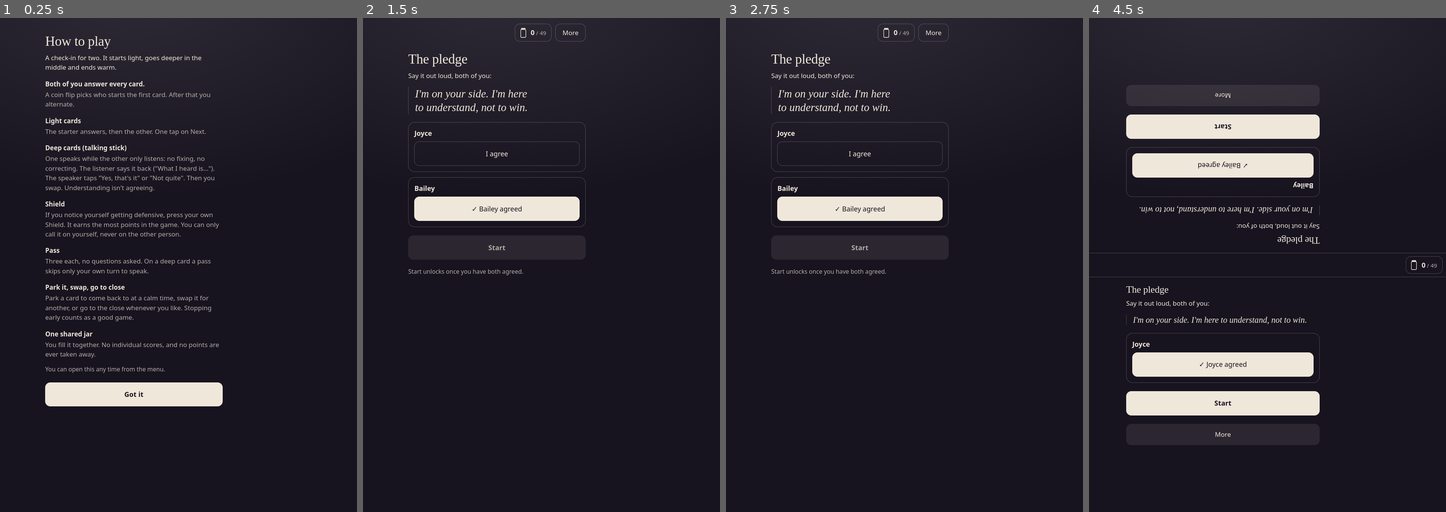
Above: before the commit, frames 1-4 (left to right).
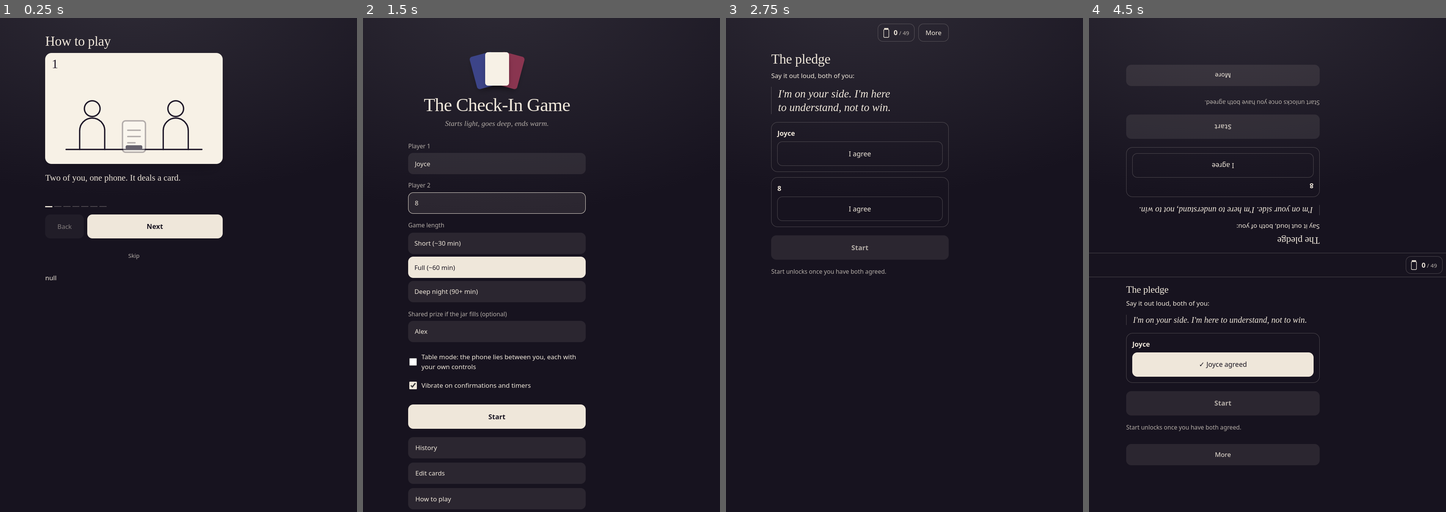
Above: after the commit, the same moments.

Repository: Joyce17w/check-in-game
Game: browser game, page index.html
Two runs of this game, one before a commit and one after it. Both use one fixed random seed, a clock stepped at 60 frames per second and the inputs below.
Inputs (mouse positions are in pixels of both pictures, inside the frame that each line leads up to):
- Up to frame 1 (0.25 s): no input
- Up to frame 2 (1.5 s): click "Got it" (after the commit: "Next") at 0.27 s; click "Start" (after the commit: "Skip") at 0.52 s; click (498, 329) at 0.77 s; type "Alex" at 0.77 s; click (498, 200) at 1.27 s; type "8" at 1.27 s; tap Enter at 1.3 s
- Up to frame 3 (2.75 s): click (861, 418) at 1.77 s, where only the run after the commit has a clickable "Start"; click "0 / 49" at 1.87 s; click "Close" at 2.47 s
- Up to frame 4 (4.5 s): click "I agree" at 3.07 s; click "More" at 3.67 s; click "Table mode: off. Lay the phon…" at 4.27 s

The runs differ from the first frame. In frame 1, 17% of the frame differs, in the area x 12-63%, y 7-79%; in frame 2, 9.9%; in frame 3, 2.3%; in frame 4, 8.1%.

Commit message:
Replace the written rules with a seven-step picture guide
Line-drawn panels with short looping animations, one idea each. The
written rules stay available under the last step. The service worker is
now network-first so new versions show up immediately.

Co-Authored-By: Claude Fable 5.2 <noreply@anthropic.com>

Diff:
--- a/js/app.js
+++ b/js/app.js
@@ -261,6 +261,118 @@
     }));
   }
 
+
+  /* ---------- the picture guide ---------- */
+  // Line drawings in the manner of an assembly manual: two plain figures, a
+  // table, and one idea per panel. Classes g-a/g-b/g-c reveal parts in turn.
+
+  function person(x) {
+    return '<circle cx="' + x + '" cy="92" r="15"/><path d="M' + (x - 24) + ' 170v-36a24 24 0 0 1 48 0v36"/>';
+  }
+  function bubble(x, side, cls, inner) {
+    var tail = side === 'L' ? 'M' + (x + 12) + ' 62l-8 12 18-12' : 'M' + (x + 44) + ' 62l8 12-18-12';
+    return '<g class="' + (cls || '') + '"><rect class="f-paper" x="' + x + '" y="24" width="56" height="38" rx="10"/>' +
+      '<path class="f-paper" d="' + tail + '"/>' + (inner === undefined ? squiggle(x) : inner) + '</g>';
+  }
+  function squiggle(x) {
+    return '<path d="M' + (x + 11) + ' 38q4-6 8 0t8 0 8 0 8 0M' + (x + 11) + ' 50q4-6 8 0t8 0 8 0"/>';
+  }
+  var TABLE = '<path d="M30 170H290"/>';
+  var PEOPLE = person(80) + person(240) + TABLE;
+  var PHONE = '<rect class="f-ink" x="144" y="162" width="32" height="8" rx="3"/>';
+  var CHECK = '<circle class="f-honey" cx="160" cy="118" r="17"/><path d="M152 119l6 6 11-13"/>';
+
+  function art(body) {
+    return '<svg class="art" viewBox="0 0 320 190" aria-hidden="true" focusable="false">' + body + '</svg>';
+  }
+
+  var GUIDE = [
+    {
+      text: 'Two of you, one phone. It deals a card.',
+      art: art(PEOPLE + PHONE +
+        '<g class="g-rise"><rect class="f-paper" x="138" y="84" width="44" height="60" rx="6"/>' +
+        '<path d="M148 102h24M148 114h24M148 126h14"/></g>')
+    },
+    {
+      text: 'You both answer every card. Take turns going first.',
+      art: art(PEOPLE + PHONE + bubble(92, 'L', 'g-a') + bubble(172, 'R', 'g-b') +
+        '<g class="g-c"><path d="M146 104h28m-7-7 7 7-7 7M174 128h-28m7-7-7 7 7 7"/></g>')
+    },
+    {
+      text: 'On deep cards one speaks. The other only listens.',
+      art: art(PEOPLE + bubble(92, 'L', 'g-talk') +
+        '<g class="g-b"><path d="M210 82a12 12 0 0 0 0 20M200 74a22 22 0 0 0 0 36"/></g>' +
+        '<g class="g-c"><rect class="dash" x="204" y="24" width="56" height="38" rx="10"/><path class="no" d="M210 58l44-30"/></g>')
+    },
+    {
+      text: 'The listener says it back. The speaker taps yes. Then swap.',
+      art: art(PEOPLE + PHONE + bubble(92, 'L') + bubble(172, 'R', 'g-a') + '<g class="g-b">' + CHECK + '</g>')
+    },
+    {
+      text: 'Getting defensive? Press your own shield. Never the other’s.',
+      art: art(PEOPLE +
+        '<g class="g-pulse"><path class="f-honey" d="M80 118l18 7v13c0 11-8 19-18 23-10-4-18-12-18-23v-13z"/></g>' +
+        '<text class="t big" x="80" y="56" text-anchor="middle">+4</text>' +
+        '<g class="g-b"><path d="M124 96h62m-8-8 8 8-8 8"/><path class="no" d="M144 82l24 28M168 82l-24 28"/></g>')
+    },
+    {
+      text: 'Pass, park a card for later, or stop whenever you like.',
+      art: art(
+        '<g class="g-a"><path d="M52 62l20 22-20 22M74 62l20 22-20 22"/><text class="t" x="72" y="142" text-anchor="middle">Pass ×3</text></g>' +
+        '<g class="g-b"><path d="M144 58h32v52l-16-12-16 12z"/><text class="t" x="160" y="142" text-anchor="middle">Park it</text></g>' +
+        '<g class="g-c"><path d="M240 60h-12v48h12M244 84h30m-9-9 9 9-9 9"/><text class="t" x="250" y="142" text-anchor="middle">Go to close</text></g>')
+    },
+    {
+      text: 'One jar. You fill it together.',
+      art: art(PEOPLE +
+        '<clipPath id="g-jar"><path d="M138 112q0-6 6-6h32q6 0 6 6v50q0 8-8 8h-28q-8 0-8-8z"/></clipPath>' +
+        '<g clip-path="url(#g-jar)"><rect class="f-honey g-fill" x="138" y="106" width="44" height="64"/></g>' +
+        '<path d="M138 112q0-6 6-6h32q6 0 6 6v50q0 8-8 8h-28q-8 0-8-8z"/><rect class="f-ink" x="143" y="95" width="34" height="8" rx="2"/>' +
+        '<g class="g-a"><circle class="f-honey" cx="112" cy="70" r="6"/><path d="M118 80q14 6 22 20m-10-3 10 3 2-10"/></g>' +
+        '<g class="g-b"><circle class="f-honey" cx="208" cy="70" r="6"/><path d="M202 80q-14 6-22 20m10-3-10 3-2-10"/></g>')
+    }
+  ];
+
+  /* A small pager. It repaints itself, so it works on a screen or in a sheet. */
+  function guide(onDone, doneLabel, onSkip) {
+    var i = 0, n = GUIDE.length, startX = null;
+    var wrap = h('div', { class: 'guide' });
+    function go(to, focusKey) {
+      if (to < 0) return;
+      if (to >= n) return onDone();
+      i = to;
+      paint();
+      var el = wrap.querySelector('[data-k="' + focusKey + '"]');
+      if (el && !el.disabled) el.focus(); else wrap.querySelector('[data-k="gnext"]').focus();
+    }
+    function paint() {
+      var step = GUIDE[i], last = i === n - 1;
+      var fig = h('div', { class: 'guide-art' });
+      fig.innerHTML = step.art;
+      fig.prepend(h('span', { class: 'guide-num', 'aria-hidden': 'true' }, i + 1));
+      wrap.replaceChildren(
+        fig,
+        h('p', { class: 'guide-text', 'aria-live': 'polite' },
+          h('span', { class: 'sr-only' }, 'Step ' + (i + 1) + ' of ' + n + '. '), step.text),
+        h('div', { class: 'guide-dots', 'aria-hidden': 'true' },
+          GUIDE.map(function (s, k) { return h('i', { class: k === i ? 'now' : null }); })),
+        h('div', { class: 'row' },
+          btn('Back', function () { go(i - 1, 'gback'); }, { k: 'gback', disabled: i === 0 }),
+          btn(last ? doneLabel : 'Next', function () { go(i + 1, 'gnext'); }, { kind: 'primary', k: 'gnext' })),
+        !last && onSkip ? h('div', { class: 'actions' }, btn('Skip', onSkip, { kind: 'small plain', k: 'gskip' })) : null,
+        last ? h('details', null, h('summary', null, 'All the rules in words'), howToContent()) : null);
+    }
+    wrap.addEventListener('touchstart', function (e) { startX = e.touches[0].clientX; }, { passive: true });
+    wrap.addEventListener('touchend', function (e) {
+      if (startX === null) return;
+      var dx = e.changedTouches[0].clientX - startX;
+      startX = null;
+      if (Math.abs(dx) > 50 && !(dx < 0 && i === n - 1)) go(i + (dx < 0 ? 1 : -1), 'gnext');
+    });
+    paint();
+    return wrap;
+  }
+
   function pointsContent() {
     var rows = [
       ['Light card completed', '+' + E.POINTS.light],
@@ -292,7 +404,9 @@
     return h('ul', { class: 'followups' }, FOLLOW_UPS.map(function (q) { return h('li', null, q); }));
   }
 
-  function showHowTo(facing) { openSheet({ title: 'How to play', facing: facing, content: howToContent() }); }
+  function showHowTo(facing) {
+    openSheet({ title: 'How to play', facing: facing, locked: true, content: guide(closeSheet, 'Got it', closeSheet) });
+  }
   function showPoints(facing) { openSheet({ title: 'What earns points', facing: facing, content: pointsContent() }); }
   function showCheat(facing) { openSheet({ title: 'Say this instead', facing: facing, content: cheatContent() }); }
 
@@ -800,17 +914,13 @@
   }
 
   function onboardingScreen() {
-    return soloScreen('onboarding', 'How to play', [
-      p('A check-in for two. It starts light, goes deeper in the middle and ends warm.'),
-      howToContent(),
-      p('You can open this any time from the menu.', 'quiet'),
-      h('div', { class: 'actions' }, btn('Got it', function () {
-        settings.onboarded = true;
-        saveSettings();
-        view = { name: 'home' };
-        render();
-      }, { kind: 'primary', k: 'gotit' }))
-    ]);
+    var done = function () {
+      settings.onboarded = true;
+      saveSettings();
+      view = { name: 'home' };
+      render();
+    };
+    return soloScreen('onboarding', 'How to play', [guide(done, 'Start', done)]);
   }
 
   function startGame() {
--- a/styles.css
+++ b/styles.css
@@ -399,6 +399,54 @@
 .breath-count { font-size: 0.95rem; color: var(--quiet); font-variant-numeric: tabular-nums; margin: 0.2rem 0 0; }
 .breath-count b { display: block; font-family: var(--serif); font-size: 2.4rem; font-weight: 400; color: var(--ink); line-height: 1.1; }
 
+/* ---------- the picture guide ---------- */
+
+.guide-art {
+  position: relative;
+  background: var(--paper); color: var(--plum);
+  border-radius: 1rem; padding: 1.2rem 0.8rem 0.6rem;
+  box-shadow: 0 1.2rem 2.2rem -1.1rem rgb(8 4 14 / 0.5);
+}
+.sheet .guide-art { background: color-mix(in srgb, var(--plum) 5%, var(--paper)); box-shadow: none; }
+.guide-num {
+  position: absolute; top: 0.7rem; left: 1rem;
+  font-family: var(--serif); font-size: 2rem; line-height: 1; color: var(--plum);
+}
+.art {
+  display: block; width: 100%; height: auto;
+  fill: none; stroke: var(--plum); stroke-width: 2.6; stroke-linecap: round; stroke-linejoin: round;
+}
+.art .f-paper { fill: #fff; }
+.art .f-ink { fill: var(--plum); stroke: none; }
+.art .f-honey { fill: var(--honey); stroke: none; }
+.art .no { stroke: #A23B55; stroke-width: 3.6; }
+.art .dash { stroke-dasharray: 4 6; }
+.art .t { fill: var(--plum); stroke: none; font: 500 13px var(--ui); }
+.art .t.big { font: 400 22px var(--serif); }
+
+.guide-text { font-family: var(--serif); font-size: 1.35rem; line-height: 1.3; min-height: 3.6em; margin: 1.3rem 0 0.4rem; text-wrap: balance; }
+.guide-dots { display: flex; gap: 0.3rem; margin: 0.4rem 0 1.1rem; }
+.guide-dots i { width: 1.1rem; height: 2px; background: var(--hair); }
+.guide-dots i.now { background: var(--ink); height: 3px; margin-top: -0.5px; }
+.guide .row > .btn:first-child { flex: 0 1 6rem; }
+.btn.plain { background: none; color: var(--quiet); align-self: center; }
+
+/* Each panel plays a short loop: parts appear in turn, hold, then reset. */
+.g-a { animation: g-show-a 5s ease infinite; }
+.g-b { animation: g-show-b 5s ease infinite; }
+.g-c { animation: g-show-c 5s ease infinite; }
+@keyframes g-show-a { 0%, 6% { opacity: 0; } 14%, 92% { opacity: 1; } 100% { opacity: 0; } }
+@keyframes g-show-b { 0%, 30% { opacity: 0; } 38%, 92% { opacity: 1; } 100% { opacity: 0; } }
+@keyframes g-show-c { 0%, 54% { opacity: 0; } 62%, 92% { opacity: 1; } 100% { opacity: 0; } }
+.g-rise { animation: g-rise 4s ease-out infinite; }
+@keyframes g-rise { 0% { transform: translateY(46px); opacity: 0; } 30%, 90% { transform: none; opacity: 1; } 100% { opacity: 0; } }
+.g-talk path:last-child { stroke-dasharray: 90; animation: g-talk 2.4s linear infinite; }
+@keyframes g-talk { from { stroke-dashoffset: 90; } 60%, to { stroke-dashoffset: 0; } }
+.g-pulse { transform-box: fill-box; transform-origin: 50% 50%; animation: g-pulse 2.4s ease-in-out infinite; }
+@keyframes g-pulse { 0%, 100% { transform: scale(1); } 50% { transform: scale(1.14); } }
+.g-fill { transform-box: fill-box; transform-origin: 50% 100%; animation: g-fill 5s ease-in-out infinite; }
+@keyframes g-fill { 0%, 10% { transform: scaleY(0.08); } 80%, 100% { transform: scaleY(0.82); } }
+
 /* ---------- toast ---------- */
 
 #toast {
--- a/sw.js
+++ b/sw.js
@@ -1,8 +1,8 @@
-// Offline support. Everything the app needs is cached on first visit and
-// served from the cache afterwards, refreshing quietly in the background when
-// there is a connection. Only this app's own files are ever requested.
+// Offline support. Everything the app needs is cached on first visit. Online,
+// files come fresh from the server; offline, they come from the cache.
+// Only this app's own files are ever requested.
 // Bump CACHE when the list of files changes.
-const CACHE = 'check-in-v4';
+const CACHE = 'check-in-v6';
 const ASSETS = [
   './',
   'index.html',
@@ -29,21 +29,20 @@
   );
 });
 
+// Network first, so a new version shows up straight away when online.
+// The cache is the fallback that makes the app work offline.
 self.addEventListener('fetch', (event) => {
   const req = event.request;
   if (req.method !== 'GET' || new URL(req.url).origin !== self.location.origin) return;
   event.respondWith(
     caches.open(CACHE).then(async (cache) => {
-      const cached = await cache.match(req, { ignoreSearch: true });
-      const fresh = fetch(req).then((res) => {
+      try {
+        const res = await fetch(req, { cache: 'no-cache' });
         if (res.ok) cache.put(req, res.clone());
         return res;
-      });
-      if (cached) {
-        fresh.catch(() => {});
-        return cached;
+      } catch (e) {
+        return (await cache.match(req, { ignoreSearch: true })) || cache.match('index.html');
       }
-      return fresh.catch(() => cache.match('index.html'));
     })
   );
 });
